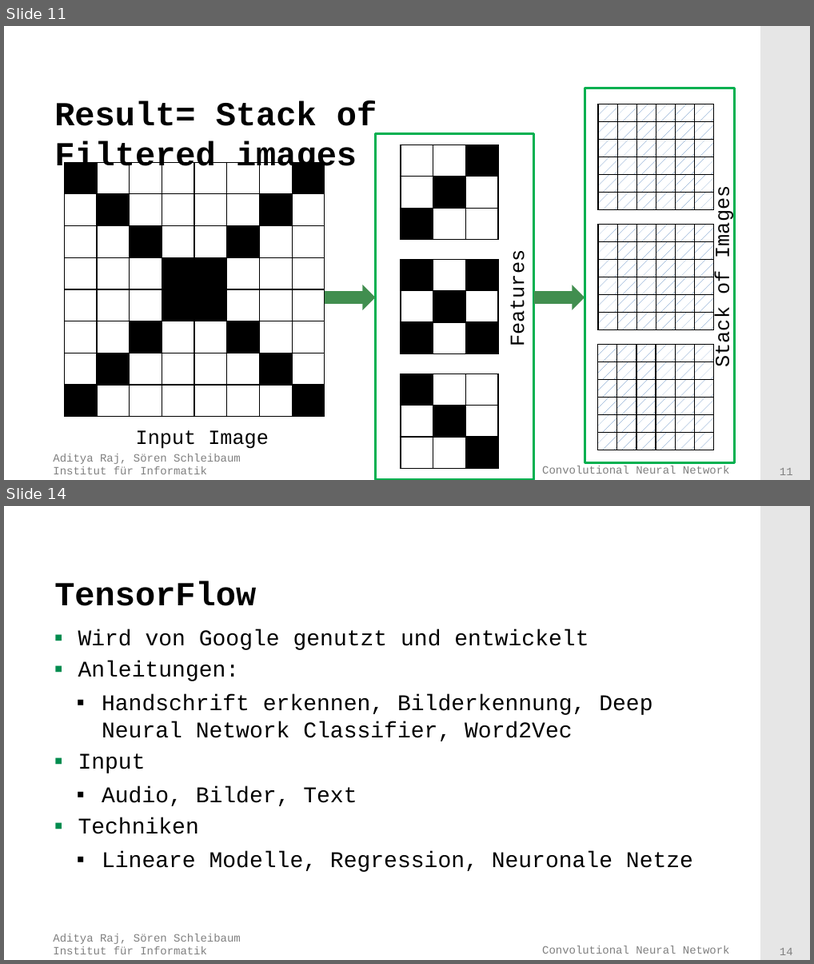
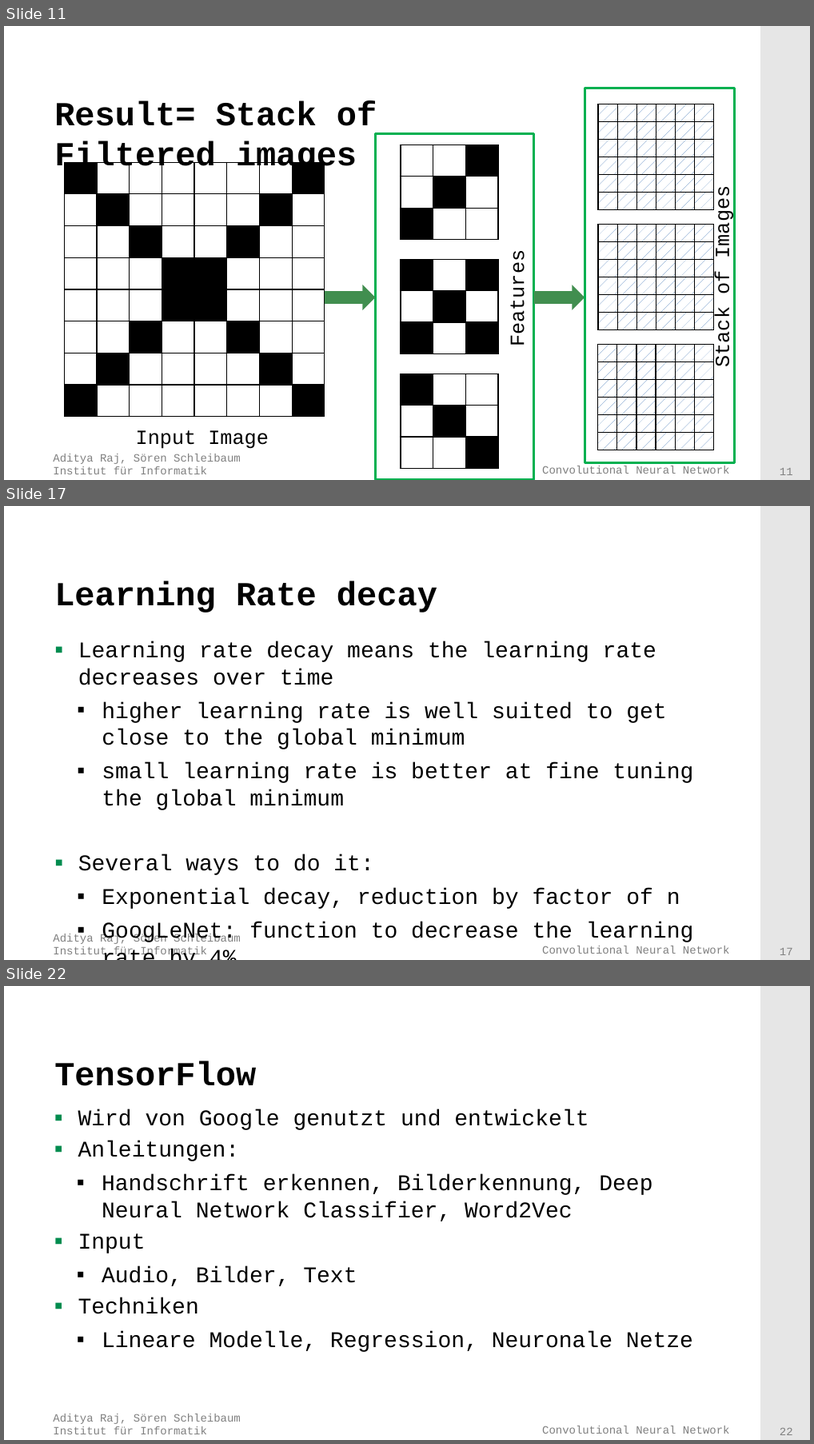
Before and after one commit to adityaraj52/ConvNet, a slide deck: PresentationsAndTalk/Presentation.pptx. Shown one above the other, each under a label of ours: slides 11 and 14 before the commit, slides 11, 17 and 22 after it; the slides between them are not shown. The pictures are 814x964 and 814x1444 pixels, drawn with LibreOffice and Linux fonts; fonts in the diff are those of the drawing; background and template pictures are left out. Boxes give left, top, right and bottom in pixels: in the first picture for what was removed or moved away, otherwise in the second. Text is boxed around its words. In the diff, an @@ line names an element or a change of style, - is before the commit and + after.

```diff
--- a/PresentationsAndTalk/Presentation.pptx
+++ b/PresentationsAndTalk/Presentation.pptx
@@ slide 17 added at box(4, 506, 810, 960), background #FFFFFF; not listed: 4 template elements that a slide beside it also shows @@
@@ title added at box(54, 580, 438, 612), 30 pt, text #000000, bold @@
+Learning Rate decay
@@ text added at box(78, 641, 694, 944), 20 pt, text #000000 @@
+▪ Learning rate decay means the learning rate decreases over time
+  ▪ higher learning rate is well suited to get close to the global minimum
+  ▪ small learning rate is better at fine tuning the global minimum
+▪ Several ways to do it:
+  ▪ Exponential decay, reduction by factor of n
+  ▪ GoogLeNet: function to decrease the learning rate by 4%
@@ what was slide 14 is now slide 22 @@
@@ page number at box(780, 1428, 794, 1435): text changed @@
-14
+22
```
Also in this commit, not shown: 2 slides changed, 10 other slides added, 1 slide removed.
